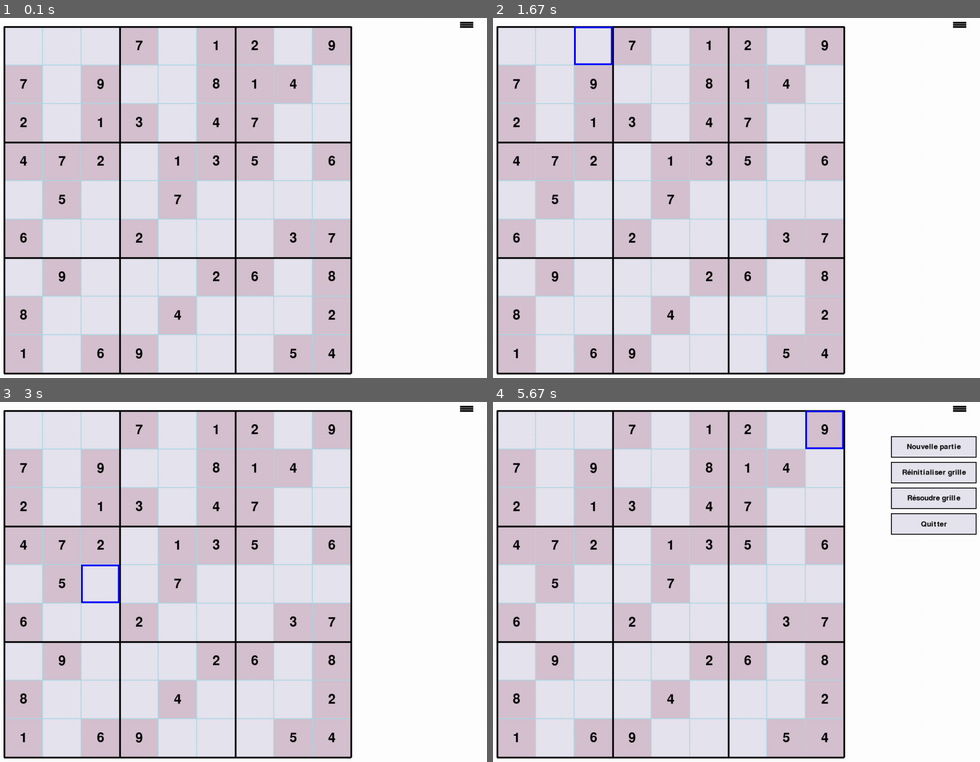
Above: before the commit, frames 1-4 (two rows, left to right).
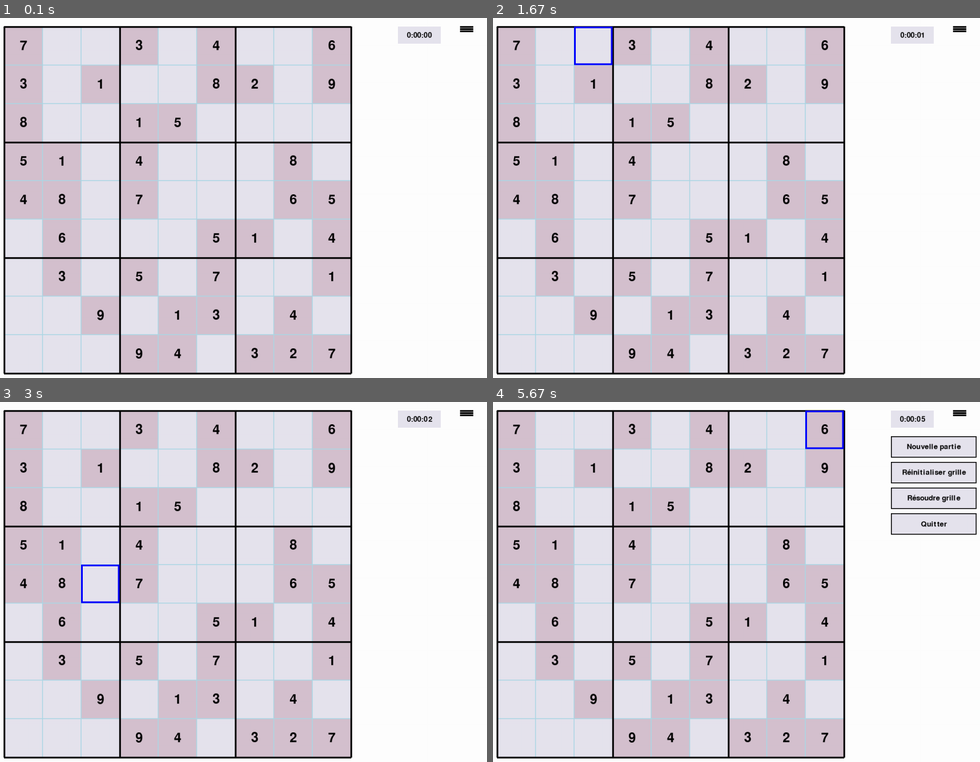
Above: after the commit, the same moments.

Repository: blues1961/sudoku
Game: pygame game, started from sudokupygame.py
Same seed, same stepped clock (60 frames per second), same inputs: the game is played once before the commit and once after it.
Inputs (mouse positions are in pixels of both pictures, inside the frame that each line leads up to):
- Up to frame 1 (0.1 s): no input
- Up to frame 2 (1.67 s): press the mouse at (595, 198) at 0.37 s; move the mouse to (585, 172) at 0.47 s; release the mouse at (575, 144) at 0.6 s; press the mouse at (595, 82) at 0.7 s; move the mouse to (682, 183) at 0.8 s; release the mouse at (775, 284) at 0.93 s; press the mouse at (668, 46) at 1.03 s; move the mouse to (668, 82) at 1.13 s; release the mouse at (663, 122) at 1.27 s; press the mouse at (595, 46) at 1.37 s; move the mouse to (639, 154) at 1.47 s; release the mouse at (687, 262) at 1.6 s
- Up to frame 3 (3 s): press the mouse at (63, 546) at 1.7 s; move the mouse to (87, 574) at 1.8 s; release the mouse at (116, 603) at 1.93 s; click (336, 477) at 2.05 s; press the mouse at (214, 506) at 2.37 s; move the mouse to (146, 502) at 2.47 s; release the mouse at (77, 499) at 2.6 s; press the mouse at (102, 582) at 2.7 s; move the mouse to (214, 535) at 2.8 s; release the mouse at (331, 484) at 2.93 s
- Up to frame 4 (5.67 s): press the mouse at (746, 506) at 3.03 s; move the mouse to (726, 603) at 3.13 s; release the mouse at (707, 704) at 3.27 s; press the mouse at (629, 466) at 3.37 s; move the mouse to (600, 513) at 3.47 s; release the mouse at (566, 560) at 3.6 s; press the mouse at (517, 582) at 3.7 s; move the mouse to (707, 582) at 3.8 s; release the mouse at (902, 578) at 3.93 s; press the mouse at (668, 506) at 4.03 s; move the mouse to (780, 582) at 4.13 s; release the mouse at (892, 654) at 4.27 s; press the mouse at (960, 409) at 4.37 s; move the mouse to (863, 513) at 4.47 s; release the mouse at (770, 618) at 4.6 s; press the mouse at (517, 430) at 4.7 s; move the mouse to (673, 438) at 4.8 s; release the mouse at (833, 448) at 4.93 s; click (629, 643) at 5.05 s; press the mouse at (824, 430) at 5.37 s; move the mouse to (726, 567) at 5.47 s; release the mouse at (629, 708) at 5.6 s

The runs differ from the first frame. In frame 1, 30% of the frame differs, in the area x 1-98%, y 0-99%; in frame 2, 30%; in frame 3, 30%; in frame 4, 30%.

Commit message:
add timer

Diff:
--- a/sudoku_generator.py
+++ b/sudoku_generator.py
@@ -20,7 +20,7 @@
 
 def generate_grid():
     grid = [[0 for _ in range(9)] for _ in range(9)]
-    holes = random.randint(65, 75)
+    holes = random.randint(60, 90)
     solve(grid)
     solution = [row.copy() for row in grid]  # create a copy of grid to preserve solution
     while holes > 0:
--- a/sudokupygame.py
+++ b/sudokupygame.py
@@ -1,5 +1,6 @@
 import pygame
 import random
+import time
 from sudoku_generator import *
 
 class SudokuGame:
@@ -19,6 +20,7 @@
         self.font = pygame.font.Font(None, 46)
         self.font_candidate = pygame.font.Font(None,25)
         self.font_menu = pygame.font.Font(None,25)
+
         self.cell_size = 90
         self.cell_margin = 0
         self.grid_margin = 40
@@ -43,6 +45,12 @@
         self.textbox_rect=None
         self.input_text = ""
         self.candidate_mode = False
+
+        self.start_time=None
+        self.paused_time = 0
+        self.duration_heures=0
+        self.duration_minutes=0
+        self.duration_secondes=0
 
     def create_menu(self):
 
@@ -63,11 +71,21 @@
             option_rect = pygame.Rect(menu_left,menu_top + index * 60,200,50)
             self.menu_option_rects.append(option_rect)
 
+    def draw_timer(self):
+        timer_top = self.grid_margin
+        timer_left = self.screen.get_width() - self.grid_margin - 200
+        timer_rect = pygame.Rect(timer_left,timer_top,100,40)
+        pygame.draw.rect(self.screen,self.completed_color,timer_rect)
+        str_time= str(self.duration_heures)+":"+str(self.duration_minutes+100)[-2:]+":"+str(self.duration_secondes+100)[-2:]
+        text = self.font_menu.render(str_time,True,pygame.Color('black'))
+        text_rect = text.get_rect(center=timer_rect.center)
+        self.screen.blit(text, text_rect)
+
     def draw_menu_button(self):
         pygame.draw.rect(self.screen, pygame.Color('white'), self.menu_button)
-        pygame.draw.line(self.screen, pygame.Color('black'), (1105, 30), (1135, 30), 4)
-        pygame.draw.line(self.screen, pygame.Color('black'), (1105, 35), (1135, 35), 4)
         pygame.draw.line(self.screen, pygame.Color('black'), (1105, 40), (1135, 40), 4)
+        pygame.draw.line(self.screen, pygame.Color('black'), (1105, 45), (1135, 45), 4)
+        pygame.draw.line(self.screen, pygame.Color('black'), (1105, 50), (1135, 50), 4)
 
     def draw_menu_options(self):
         for index, option_rect in enumerate(self.menu_option_rects):
@@ -102,6 +120,7 @@
     def draw_window(self):
         self.draw_grid()  # Dessiner la grille
         self.draw_menu_button()  #dessiner bouton hamburger du menu
+        self.draw_timer() #dessiner le timer
         if self.menu_open:
             pos = pygame.mouse.get_pos()
             for index, option_rect in enumerate(self.menu_option_rects):
@@ -209,6 +228,7 @@
         top =  self.grid_margin + self.selected_cell['row'] * (self.cell_size + self.cell_margin)
         self.textbox_rect = pygame.Rect(left,top,self.cell_size, self.cell_size)
         while True:
+            self.calculate_duration()
             self.input_text= self.selected_cell['candidate']
             for event in pygame.event.get():
                 if event.type == pygame.KEYDOWN:
@@ -231,7 +251,14 @@
         grid,solution = generate_sudoku()
         self.grid = grid
         self.solution = solution
+
         self.create_widgets()
+        self.duration=0
+        self.start_time=None
+        self.start_time = time.time()
+        self.calculate_duration()
+
+
 
 
     def reinitialize_grid(self):
@@ -262,8 +289,6 @@
             elif event.type == pygame.MOUSEBUTTONUP:
                 if event.button==3:
                     self.candidate_mode = not self.candidate_mode
-                    print("self.camdidate_mode",self.candidate_mode)
-                    print("self.selected_cell",self.selected_cell)
                     if self.candidate_mode and self.selected_cell:
                         if self.selected_cell['editable']:
                             self.update_candidate()
@@ -291,8 +316,20 @@
                 return False
         return True
 
+    def calculate_duration(self):
+        if not self.grid_completed():
+            elapsed_time = time.time() - self.start_time - self.paused_time
+            # Conversion du temps en heure minutes et secondes
+            self.duration_heures = int(elapsed_time//3600)
+            self.duration_minutes = int(int(elapsed_time % 3600)//60)
+            self.duration_secondes=int(int(int(elapsed_time % 3600)%60))
+
+
+
     def play_game(self):
+        self.start_time=time.time()
         while True:
+            self.calculate_duration()
             self.handle_events()
             self.draw_window()
 
